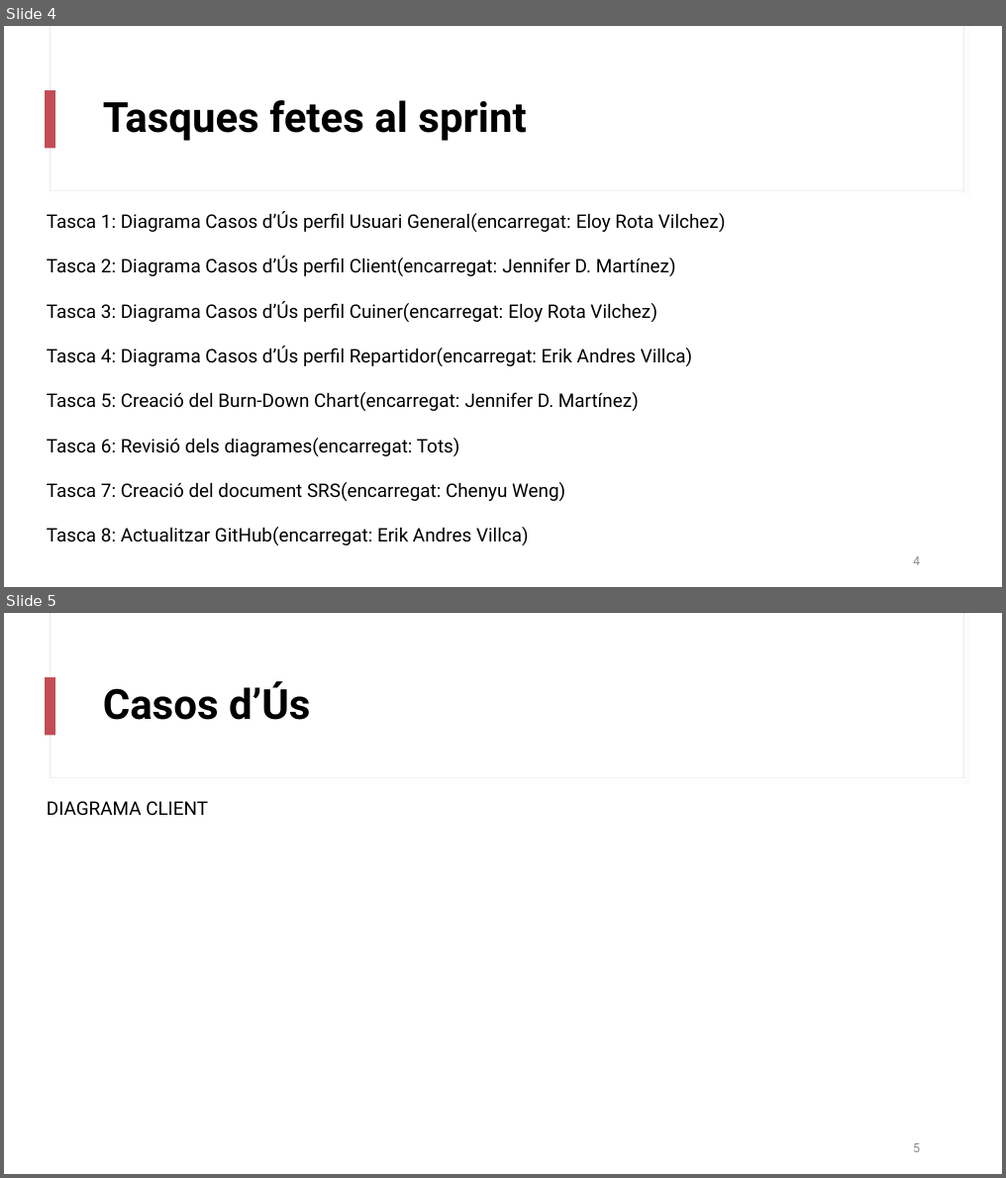
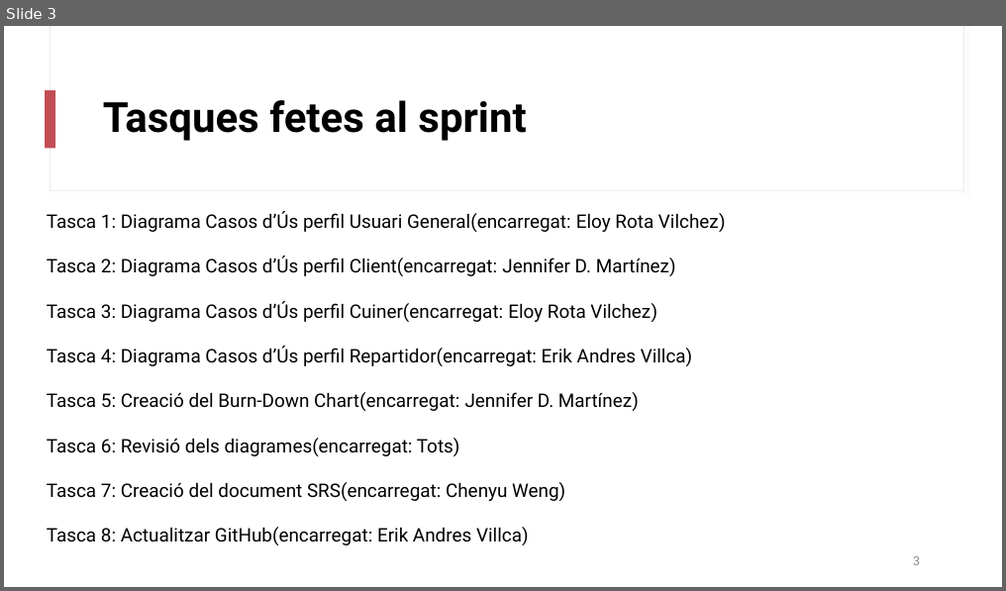
Before and after one commit to AndresVT24/ES23UAB-411-5, a slide deck: others/sprint2/Sprint_Review2_411_5.pptx. Shown one above the other, each under a label of ours: slides 4 and 5 before the commit, slide 3 after it. The pictures are 1006x1178 and 1006x591 pixels, drawn with LibreOffice and Linux fonts; fonts in the diff are those of the drawing. Boxes give left, top, right and bottom in pixels: in the first picture for what was removed or moved away, otherwise in the second. Text is boxed around its words. In the diff, an @@ line names an element or a change of style, - is before the commit and + after.

```diff
--- a/others/sprint2/Sprint_Review2_411_5.pptx
+++ b/others/sprint2/Sprint_Review2_411_5.pptx
@@ slide 5 removed at (x1=4, y1=613, x2=1002, y2=1174), background #FFFFFF; not listed: 3 template elements that a slide beside it also shows @@
@@ title removed at (x1=103, y1=681, x2=310, y2=720) @@
-Casos d’Ús
@@ text removed at (x1=47, y1=801, x2=208, y2=816) @@
-DIAGRAMA CLIENT
@@ page number removed at (x1=913, y1=1144, x2=920, y2=1153) @@
-5
@@ what was slide 4 is now slide 3 @@
@@ page number at (x1=913, y1=557, x2=920, y2=566): text changed @@
-4
+3
```
Also in this commit, not shown: 3 slides changed, 3 other slides removed, 8 other files.
